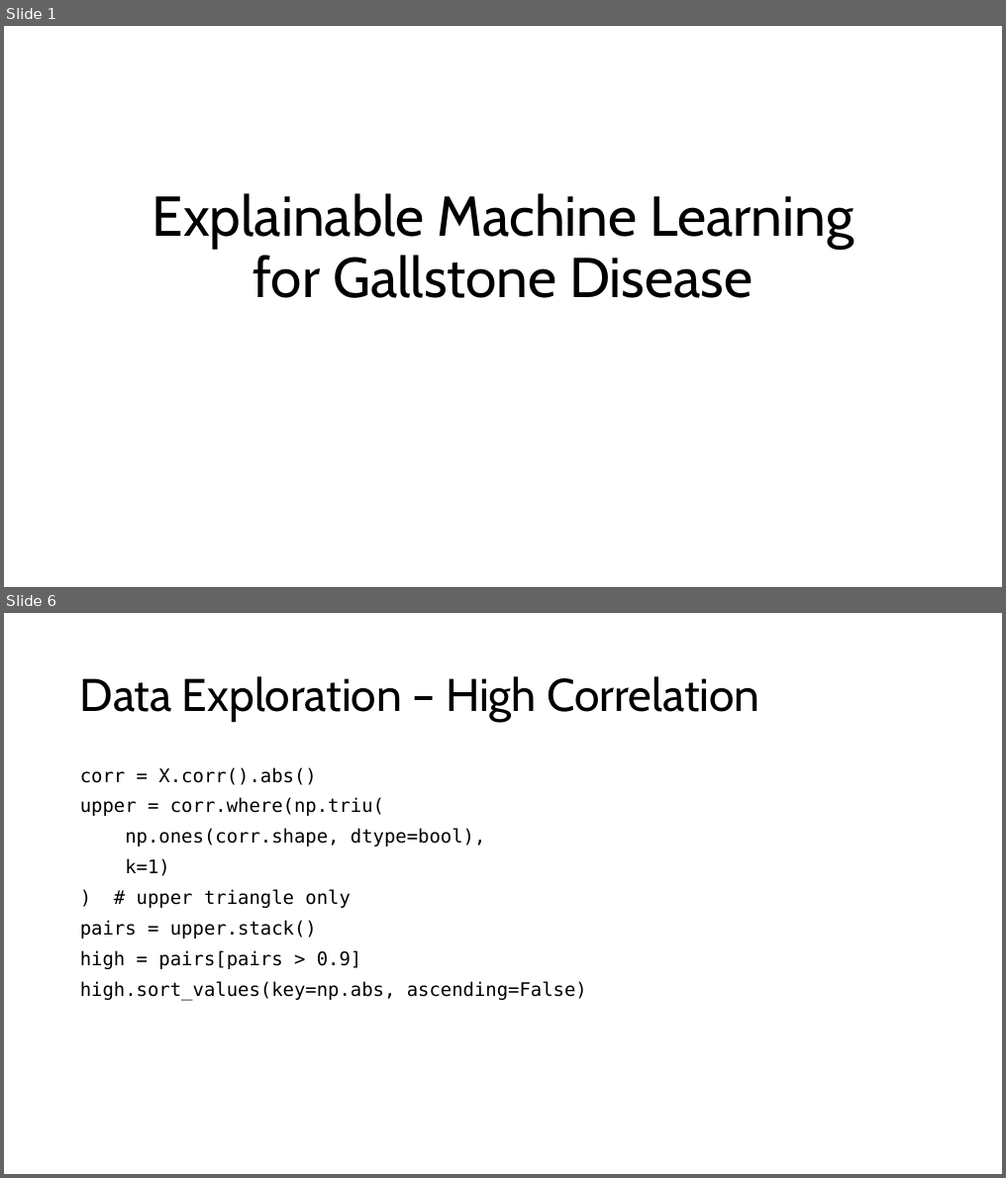
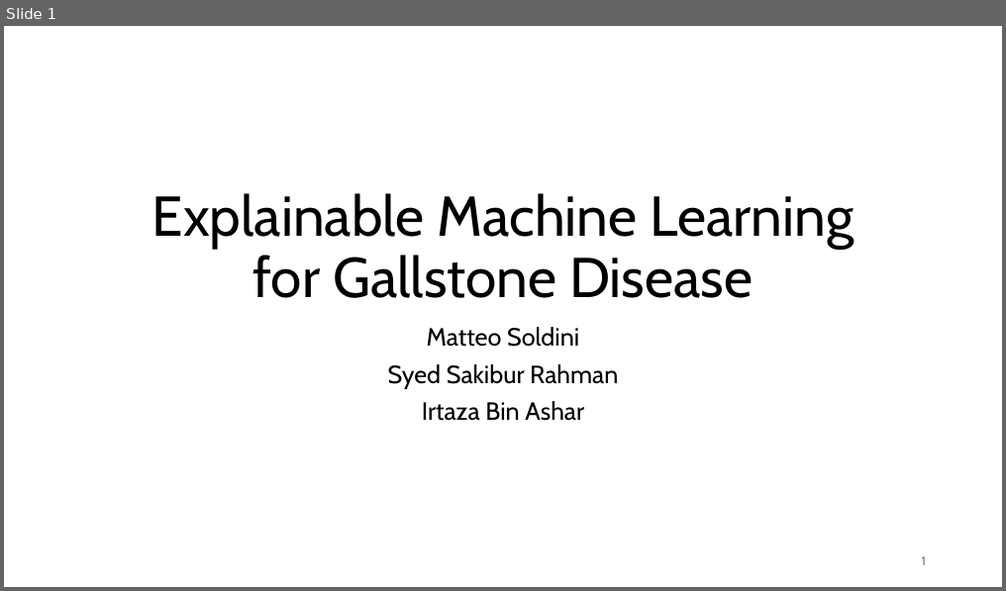
Before and after one commit to MatteoSoldini/DAT540_project, a slide deck: presentation.pptx. Shown one above the other, each under a label of ours: slides 1 and 6 before the commit, slide 1 after it; the slides between them are not shown. The pictures are 1006x1178 and 1006x591 pixels, drawn with LibreOffice and Linux fonts; fonts in the diff are those of the drawing. Boxes give left, top, right and bottom in pixels: in the first picture for what was removed or moved away, otherwise in the second. Text is boxed around its words. In the diff, an @@ line names an element or a change of style, - is before the commit and + after.

```diff
--- a/presentation.pptx
+++ b/presentation.pptx
@@ slide 6 removed at [4, 613, 1002, 1174], background #FFFFFF @@
@@ title removed at [80, 676, 759, 722] @@
-Data Exploration – High Correlation
@@ text removed at [80, 767, 587, 1001] @@
-corr = X.corr().abs()
-upper = corr.where(np.triu(
-np.ones(corr.shape, dtype=bool),
-k=1)
-) # upper triangle only
-pairs = upper.stack()
-high = pairs[pairs > 0.9]
-high.sort_values(key=np.abs, ascending=False)
@@ slide 1 changed as well @@
@@ subtitle added at [388, 327, 618, 421], 24 pt, text #000000 @@
+Matteo Soldini
+Syed Sakibur Rahman
+Irtaza Bin Ashar
@@ page number added at [922, 557, 926, 566], 12 pt, text #797979 @@
+1
```
Also in this commit, not shown: 4 other slides changed, 4 slides added, 2 other slides removed, 1 other file.
